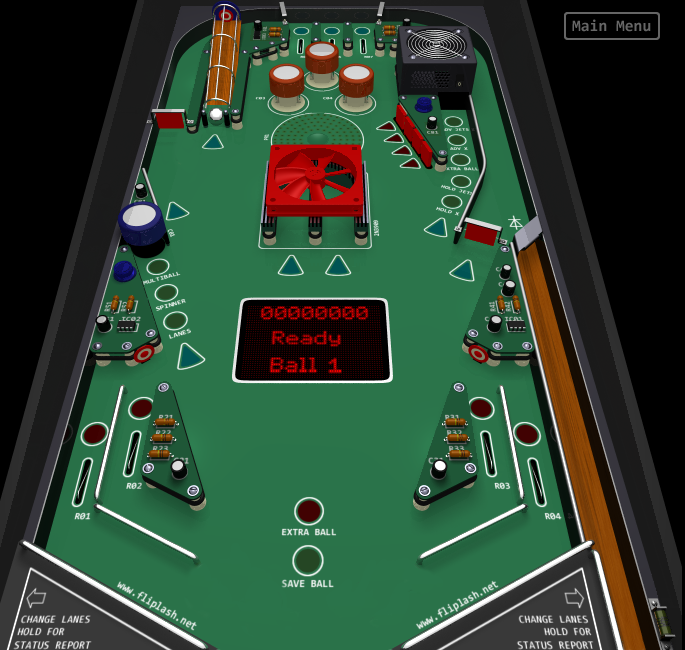
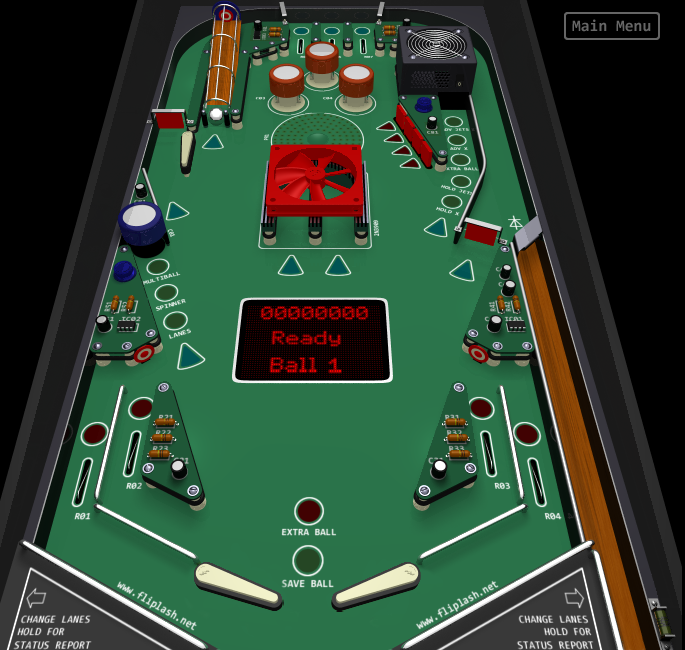
The second 685×650 image is a revision of the first. Changes to its layers:
moved "Sprites" above "Capa 1" over [180, 63, 421, 612]
moved "RejillaRail" above "Triangulo2", painted on it over [338, 63, 374, 98]
renamed "CapaSuperior" to "PalancaSuperior", painted on it over [180, 63, 372, 178]
added layer "Orange3" in group "Sprites" over [338, 63, 374, 98]
painted on "PalancaD" over [204, 63, 421, 612]
painted on "PalancaE" over [180, 130, 284, 611]
painted on "Turbina" over [180, 63, 364, 178]
painted on "Boton Azul" over [180, 63, 374, 178]
added layer "RailIz2" in group "Sprites" over [196, 560, 201, 566]
